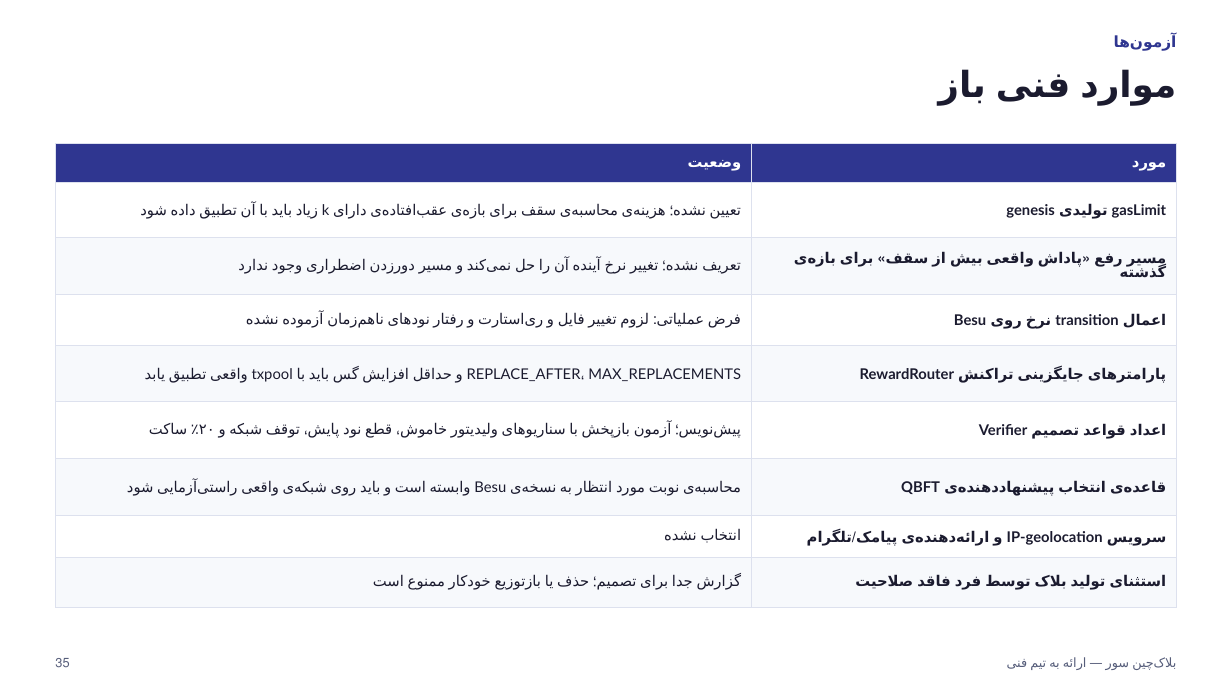
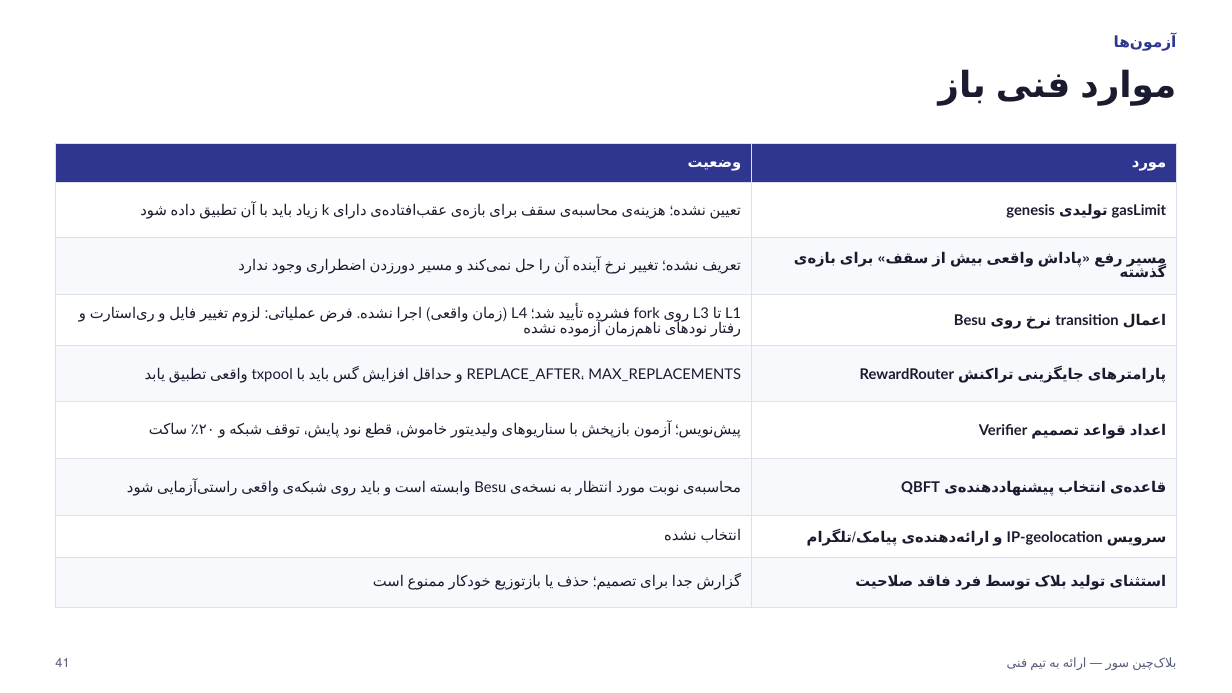
Before and after one commit to Sur-network/sur-new, a slide deck: slide 41 of presentations/Sur - Technical Team Presentation.pptx (slide 35 before the commit). Drawn at 1232x693 pixels with LibreOffice and Linux fonts; fonts in the diff are those of the drawing. Boxes give left, top, right and bottom in pixels: in the first picture for what was removed or moved away, otherwise in the second. Text is boxed around its words. In the diff, an @@ line names an element or a change of style, - is before the commit and + after.

```diff
--- a/presentations/Sur - Technical Team Presentation.pptx
+++ b/presentations/Sur - Technical Team Presentation.pptx
@@ table at (55,143,1177,594) @@
-row 4, column 1: فرض عملیاتی: لزوم تغییر فایل و ری‌استارت و رفتار نودهای ناهم‌زمان آزموده نشده
+row 4, column 1: L1 تا L3 روی fork فشرده تأیید شد؛ L4 (زمان واقعی) اجرا نشده. فرض عملیاتی: لزوم تغییر فایل و ری‌استارت و رفتار نودهای ناهم‌زمان آزموده نشده
@@ text at (55,658,69,667): text changed @@
-35
+41
```
Also in this commit, not shown: 2 other slides changed, 6 slides added, 13 other files.
